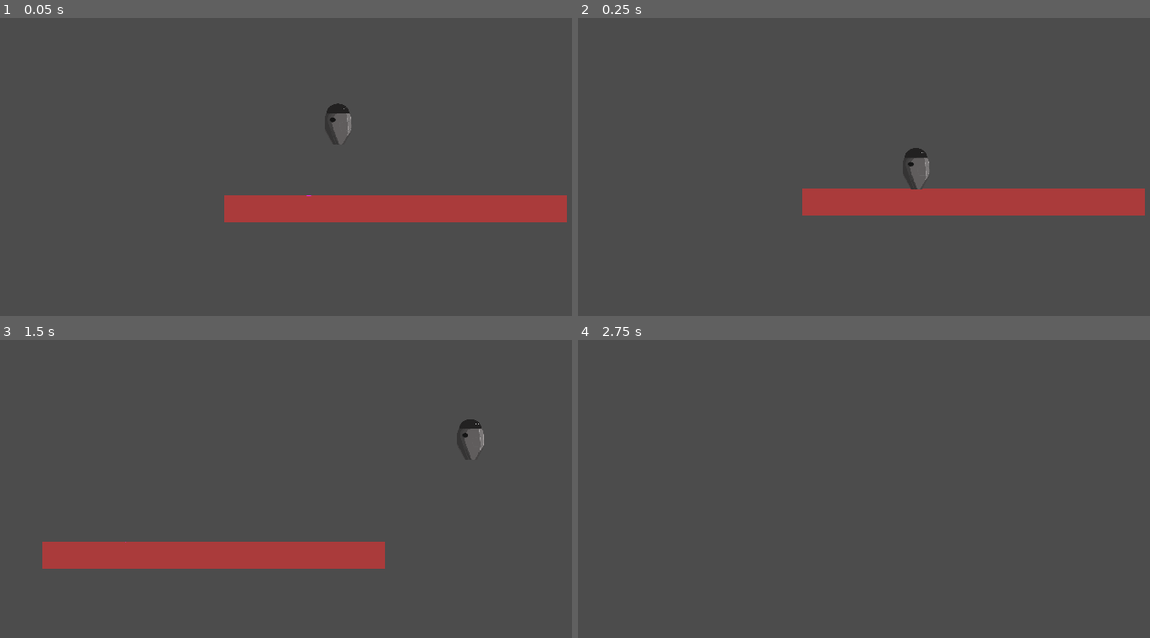
Above: before the commit, frames 1-4 (two rows, left to right).
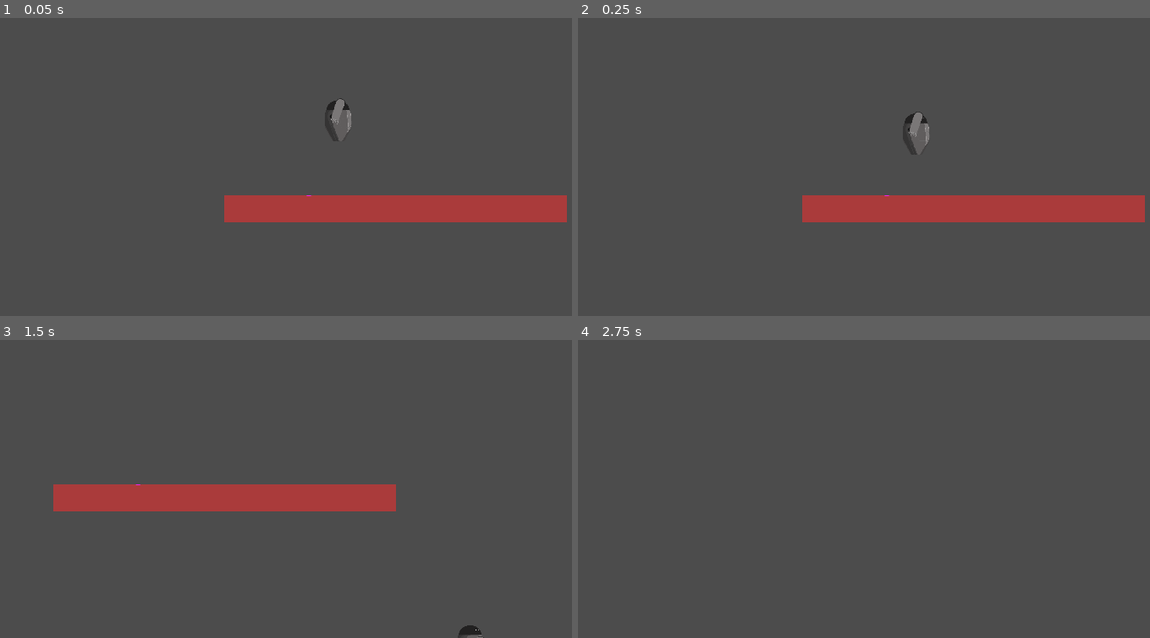
Above: after the commit, the same moments.

Repository: AkaiTobira/KingCastleRebuild
Game: Godot game, scene res://Scenes/Game.tscn
The game is run twice, just before and just after one commit, with the same random seed, the same clock (stepped at 60 frames per second) and the same inputs.
Inputs (mouse positions are in pixels of both pictures, inside the frame that each line leads up to):
- Up to frame 1 (0.05 s): no input
- Up to frame 2 (0.25 s): no input
- Up to frame 3 (1.5 s): move the mouse to (486, 420) at 0.52 s; hold Up (ui_up) 0.53-1.28 s; hold Right (ui_right) from 0.53 s (still down); click (486, 420) at 0.6 s; move the mouse to (205, 459) at 1.27 s; tap Up (ui_up) at 1.35 s
- Up to frame 4 (2.75 s): tap Up (ui_up) at 1.52, 1.82 s; click (783, 459) at 1.55 s; move the mouse to (984, 354) at 2.02 s; release Right (ui_right) at 2.03 s; hold Left (ui_left) from 2.03 s (still down); hold Up (ui_up) from 2.03 s (still down); click (984, 354) at 2.1 s

The runs differ from the first frame. In frame 1, 0.2% of the frame differs, in the area x 57-62%, y 26-42%; in frame 2, 3.1%; in frame 3, 11%, in the area x 7-85%, y 26-100%; in frame 4, nothing differs.

Commit message:
Player move Prototype

Diff:
--- a/Scenes/Game.tscn
+++ b/Scenes/Game.tscn
@@ -1,12 +1,14 @@
-[gd_scene load_steps=4 format=2]
+[gd_scene load_steps=5 format=2]
 
 [ext_resource path="res://Assety/Placeholder/back3.png" type="Texture" id=1]
+[ext_resource path="res://Scripts/Game.gd" type="Script" id=2]
 [ext_resource path="res://Scenes/Player.tscn" type="PackedScene" id=3]
 
 [sub_resource type="RectangleShape2D" id=1]
 extents = Vector2( 423.862, 10 )
 
 [node name="Game" type="Node2D"]
+script = ExtResource( 2 )
 
 [node name="Background" type="Sprite" parent="."]
 modulate = Color( 1, 1, 1, 0.509804 )
@@ -30,3 +32,5 @@
 
 [node name="Player" parent="." instance=ExtResource( 3 )]
 position = Vector2( 341.705, 214.94 )
+
+[node name="GUI" type="Node2D" parent="."]
--- a/Scenes/Player.tscn
+++ b/Scenes/Player.tscn
@@ -1,10 +1,95 @@
-[gd_scene load_steps=4 format=2]
+[gd_scene load_steps=8 format=2]
 
 [ext_resource path="res://Scripts/Player.gd" type="Script" id=1]
 [ext_resource path="res://Assety/robot.png" type="Texture" id=6]
+[ext_resource path="res://Assety/robot_hand.png" type="Texture" id=8]
 
 [sub_resource type="RectangleShape2D" id=1]
 extents = Vector2( 39.1666, 53.8808 )
+
+[sub_resource type="Animation" id=2]
+resource_name = "Attack1"
+length = 2.0
+tracks/0/type = "value"
+tracks/0/path = NodePath("Torso/Torso2:position")
+tracks/0/interp = 1
+tracks/0/loop_wrap = true
+tracks/0/imported = false
+tracks/0/enabled = true
+tracks/0/keys = {
+"times": PoolRealArray( 0, 2 ),
+"transitions": PoolRealArray( 1, 1 ),
+"update": 0,
+"values": [ Vector2( -2.27554, -52.5653 ), Vector2( 29.848, 46.5986 ) ]
+}
+tracks/1/type = "value"
+tracks/1/path = NodePath("Torso/Torso2:rotation_degrees")
+tracks/1/interp = 1
+tracks/1/loop_wrap = true
+tracks/1/imported = false
+tracks/1/enabled = true
+tracks/1/keys = {
+"times": PoolRealArray( 0, 2 ),
+"transitions": PoolRealArray( 1, 1 ),
+"update": 0,
+"values": [ 0.0, 122.923 ]
+}
+
+[sub_resource type="Animation" id=3]
+resource_name = "Attack2"
+length = 2.0
+tracks/0/type = "value"
+tracks/0/path = NodePath("Torso/Torso2:position")
+tracks/0/interp = 1
+tracks/0/loop_wrap = true
+tracks/0/imported = false
+tracks/0/enabled = true
+tracks/0/keys = {
+"times": PoolRealArray( 0, 2 ),
+"transitions": PoolRealArray( 1, 1 ),
+"update": 0,
+"values": [ Vector2( 29.848, 46.599 ), Vector2( 46.8712, -46.2547 ) ]
+}
+tracks/1/type = "value"
+tracks/1/path = NodePath("Torso/Torso2:rotation_degrees")
+tracks/1/interp = 1
+tracks/1/loop_wrap = true
+tracks/1/imported = false
+tracks/1/enabled = true
+tracks/1/keys = {
+"times": PoolRealArray( 0, 2 ),
+"transitions": PoolRealArray( 1, 1 ),
+"update": 0,
+"values": [ 122.9, 46.484 ]
+}
+
+[sub_resource type="Animation" id=4]
+resource_name = "Attack3"
+length = 5.5
+tracks/0/type = "value"
+tracks/0/path = NodePath("Torso/Torso2:position")
+tracks/0/interp = 1
+tracks/0/loop_wrap = true
+tracks/0/imported = false
+tracks/0/enabled = true
+tracks/0/keys = {
+"times": PoolRealArray( 0, 2, 5, 5.5 ),
+"transitions": PoolRealArray( 1, 1, 1, 1 ),
+"update": 0,
+"values": [ Vector2( 46.8712, -46.2547 ), Vector2( -28.9593, -5.2443 ), Vector2( 95.6194, 1.71971 ), Vector2( -2.276, -52.565 ) ]
+}
+tracks/1/type = "value"
+tracks/1/path = NodePath("Torso/Torso2:rotation_degrees")
+tracks/1/interp = 1
+tracks/1/loop_wrap = true
+tracks/1/imported = false
+tracks/1/enabled = true
+tracks/1/keys = {
+"times": PoolRealArray( 0, 2, 5, 5.5 ),
+"transitions": PoolRealArray( 1, 1, 1, 1 ),
+"update": 0,
+"values": [ 46.484, 83.9, 83.9, 0.0 ]
+}
 
 [node name="Player" type="KinematicBody2D" groups=[
 "player",
@@ -30,3 +115,14 @@
 [node name="Torso" type="Sprite" parent="."]
 scale = Vector2( 0.626223, 0.626223 )
 texture = ExtResource( 6 )
+
+[node name="Torso2" type="Sprite" parent="Torso"]
+position = Vector2( -2.27554, -52.5653 )
+scale = Vector2( 1.59688, 1.59688 )
+texture = ExtResource( 8 )
+
+[node name="AnimationPlayer" type="AnimationPlayer" parent="."]
+playback_speed = 8.0
+anims/Attack1 = SubResource( 2 )
+anims/Attack2 = SubResource( 3 )
+anims/Attack3 = SubResource( 4 )
--- /dev/null
+++ b/Scripts/Game.gd
@@ -0,0 +1,5 @@
+extends Node2D
+
+func _ready():
+	Util.player = $Player
+	Util.GUI    = $GUI
--- a/Scripts/Player.gd
+++ b/Scripts/Player.gd
@@ -29,55 +29,39 @@
 var wall_holding            = false
 var once_jumped             = true
 
+var FSM = preload("res://Scripts/PlayerSFM.gd").new()
+
 func _ready(): pass
 
-func increase_HP( amount ):
-	max_health += amount
-
 # warning-ignore:unused_argument
-func _process(delta): pass
+func _process(delta):
+	FSM._process(delta)
 
 # warning-ignore:unused_argument
 func _physics_process(delta):
 	_gravity()
-	_movement()
-	_jump()
+#	_movement()
+#	_jump()
 # warning-ignore:return_value_discarded
 	move_and_slide(motion, UP)
+
+var dir = "R"
+
+func change_direction(new_dir):
+	if dir == new_dir : return
+	dir = new_dir
+	scale.x    *= -1
 
 func _jump():
 	if Input.is_action_pressed("ui_up") and is_on_floor():
 		motion.y -= SPEED_JUMP
 
-func _movement():
-	if wall_holding: return
+func _gravity():
+	motion.y += GRAVITY/2 if grapling_shooted else  GRAVITY
 
-	if Input.is_action_pressed("ui_left"):
-		play_anim_if_not_played("MoveLeft")
-	#	Music.play_sfx( "Wheels2" )
-		motion.x = -SPEED
-	elif Input.is_action_pressed("ui_right"):
-		play_anim_if_not_played("MoveRight")
-#		Music.play_sfx( "Wheels2" )
-		motion.x = SPEED
-	else:
-#		Music.stop_sfx( "Wheels2" )
-		motion.x = 0
+func get_animation_status():
+	return float($AnimationPlayer.get_current_animation_position())/float($AnimationPlayer.get_current_animation_length())
 
-func _gravity():
-	if position.y > WORLD_LIMIT:
-		_endgame()
-	if is_on_floor():
-		motion.y = 0
-	elif is_on_ceiling():
-		motion.y = 100
-	else:
-		motion.y += GRAVITY/2 if grapling_shooted else  GRAVITY
-		if wall_holding : motion.y = 80
-
-func _endgame(): pass
-
-# warning-ignore:unused_argument
-func play_anim_if_not_played(anim_name): pass
-#	if $AnimationPlayer.current_animation == anim_name : return
-#	$AnimationPlayer.play(anim_name)
+func play_anim(anim_name):
+	if $AnimationPlayer.current_animation == anim_name : return
+	$AnimationPlayer.play(anim_name)
--- /dev/null
+++ b/Scripts/PlayerSFM.gd
@@ -0,0 +1,161 @@
+extends Node
+
+var stack = []
+
+func _init():
+	stack.push_front( Idle.new(stack) )
+
+func _exit_tree(): #FOR GOD SAKE THIS GODOT SHOULD DO!!!
+	while len(stack):
+		stack[0].stack = null
+		stack.pop_front()
+
+func _process(delta):
+	print( stack )
+#	if Flow.world_is_paused or Utilities.player.pause: return
+	while stack[0].is_over : stack.pop_front()
+	stack[0].update(delta)
+	stack[0].handle_input()
+
+class State:
+# warning-ignore:unused_class_variable
+	var is_over            = false
+	var stack              = null
+	var active_animation   = "Idle"
+
+	func _init(s_stack):
+		stack            = s_stack
+
+class Move extends State:
+
+
+	func _init(s_stack, direction).(s_stack):
+		Util.player.change_direction(direction)
+
+	func update(delta):
+
+		if Util.player.dir == "R" : update_move_right()
+		if Util.player.dir == "L" : update_move_left()
+
+	func update_move_left():
+		Util.player.motion.x = -Util.SPEED
+		if !Input.is_action_pressed("ui_left") : is_over = true
+
+	func update_move_right():
+		Util.player.motion.x = Util.SPEED
+		if !Input.is_action_pressed("ui_right") : is_over = true
+
+
+	func handle_input():
+		handel_input_left()
+		handel_input_right()
+		if   Input.is_action_just_pressed("mouse_left") : stack.push_front( Attack1.new(stack) )
+		elif Input.is_action_pressed("ui_up") and Util.player.is_on_floor(): stack.push_front( Jump.new(stack) )
+
+	func handel_input_left(): pass
+	func handel_input_right(): pass
+
+
+class Jump extends State:
+	func _init(s_stack).(s_stack):
+		Util.player.motion.y -= Util.SPEED_JUMP
+
+	func update(delta):
+		if Util.player.motion.y < 0 : return
+		if Util.player.is_on_floor() : is_over = true
+
+	func handle_input():
+		if   Input.is_action_pressed("ui_right"): stack.push_front( SlightAirMove.new(stack, "R") )
+		elif Input.is_action_pressed("ui_left") : stack.push_front( SlightAirMove.new(stack, "L") )
+
+
+class AttackBase extends State:
+	var dir              = null
+	var animation_status = 0
+	var animation_name   = ""
+	var next_key_presed  = ""
+
+	func _init(s_stack, a_name).(s_stack):
+		animation_name  = a_name
+		var mouse_position = Util.GUI.get_global_mouse_position()- Util.player.position
+		dir = "L" if mouse_position.x < 0 else "R"
+		Util.player.change_direction(dir)
+
+	func update(delta):
+		Util.player.play_anim(animation_name)
+		animation_status = Util.player.get_animation_status()
+		if( animation_status > 0.95):
+			is_over = true
+			push_next_attack()
+
+	func push_next_attack(): pass
+	func handle_input(): pass
+
+class Attack1 extends AttackBase:
+
+	func _init(s_stack).(s_stack,"Attack1"): pass
+
+	func push_next_attack():
+		match next_key_presed:
+			"MouseL" : stack.push_front( Attack2.new(stack) )
+			_ : return
+
+	func handle_input():
+		if animation_status > 0.3:
+			if Input.is_action_just_pressed("mouse_left") : next_key_presed = "MouseL"
+
+
+class Attack2 extends AttackBase:
+
+	func _init(s_stack).(s_stack,"Attack2"): pass
+
+	func push_next_attack():
+		match next_key_presed:
+			"MouseL" : stack.push_front( Attack3.new(stack) )
+			_ : return
+
+	func handle_input():
+		if animation_status > 0.3:
+			if Input.is_action_just_pressed("mouse_left") : next_key_presed = "MouseL"
+
+class Attack3 extends AttackBase:
+
+	func _init(s_stack).(s_stack,"Attack3"): pass
+
+	func push_next_attack(): pass
+
+	func handle_input(): pass
+
+class SlightAirMove extends State:
+	var dir = null
+
+	func _init(s_stack, direction).(s_stack):
+		dir = direction
+
+	func update(delta):
+		if Util.player.is_on_floor() : is_over = true
+		if dir == "R" : update_move_right()
+		if dir == "L" : update_move_left()
+
+	func update_move_left():
+		Util.player.motion.x = -Util.IN_AIR_SPEED
+		if !Input.is_action_pressed("ui_left") : is_over = true
+
+	func update_move_right():
+		Util.player.motion.x = Util.IN_AIR_SPEED
+		if !Input.is_action_pressed("ui_right") : is_over = true
+
+	func handle_input(): pass
+
+class Idle extends State:
+
+	func _init(s_stack).(s_stack): pass
+
+	func update(delta):
+		Util.player.motion = Vector2(0,0)
+
+	func handle_input():
+		if   Input.is_action_just_pressed("mouse_left") : stack.push_front( Attack1.new(stack) )
+		elif Input.is_action_pressed("ui_right"): stack.push_front( Move.new(stack, "R") )
+		elif Input.is_action_pressed("ui_left") : stack.push_front( Move.new(stack, "L") )
+		elif Input.is_action_pressed("ui_up") and Util.player.is_on_floor(): stack.push_front( Jump.new(stack) )
--- /dev/null
+++ b/Scripts/Utiiities.gd
@@ -0,0 +1,17 @@
+extends Node
+
+
+var player = null
+var GUI    = null
+var GRAVITY      = 200
+var IN_AIR_SPEED = 500
+var SPEED        = 1000
+var SPEED_JUMP   = 3000
+
+func _ready():
+	pass # Replace with function body.
+
+
+# Called every frame. 'delta' is the elapsed time since the previous frame.
+#func _process(delta):
+#	pass
--- a/project.godot
+++ b/project.godot
@@ -19,11 +19,56 @@
 run/main_scene="res://Scenes/Game.tscn"
 config/icon="res://icon.png"
 
+[autoload]
+
+Util="*res://Scripts/Utiiities.gd"
+
 [display]
 
 window/stretch/mode="2d"
 window/stretch/aspect="keep"
 
+[input]
+
+ui_left={
+"deadzone": 0.5,
+"events": [ Object(InputEventKey,"resource_local_to_scene":false,"resource_name":"","device":0,"alt":false,"shift":false,"control":false,"meta":false,"command":false,"pressed":false,"scancode":16777231,"unicode":0,"echo":false,"script":null)
+, Object(InputEventJoypadButton,"resource_local_to_scene":false,"resource_name":"","device":0,"button_index":14,"pressure":0.0,"pressed":false,"script":null)
+, Object(InputEventKey,"resource_local_to_scene":false,"resource_name":"","device":0,"alt":false,"shift":false,"control":false,"meta":false,"command":false,"pressed":false,"scancode":65,"unicode":0,"echo":false,"script":null)
+ ]
+}
+ui_right={
+"deadzone": 0.5,
+"events": [ Object(InputEventKey,"resource_local_to_scene":false,"resource_name":"","device":0,"alt":false,"shift":false,"control":false,"meta":false,"command":false,"pressed":false,"scancode":16777233,"unicode":0,"echo":false,"script":null)
+, Object(InputEventJoypadButton,"resource_local_to_scene":false,"resource_name":"","device":0,"button_index":15,"pressure":0.0,"pressed":false,"script":null)
+, Object(InputEventKey,"resource_local_to_scene":false,"resource_name":"","device":0,"alt":false,"shift":false,"control":false,"meta":false,"command":false,"pressed":false,"scancode":68,"unicode":0,"echo":false,"script":null)
+ ]
+}
+ui_up={
+"deadzone": 0.5,
+"events": [ Object(InputEventKey,"resource_local_to_scene":false,"resource_name":"","device":0,"alt":false,"shift":false,"control":false,"meta":false,"command":false,"pressed":false,"scancode":16777232,"unicode":0,"echo":false,"script":null)
+, Object(InputEventJoypadButton,"resource_local_to_scene":false,"resource_name":"","device":0,"button_index":12,"pressure":0.0,"pressed":false,"script":null)
+, Object(InputEventKey,"resource_local_to_scene":false,"resource_name":"","device":0,"alt":false,"shift":false,"control":false,"meta":false,"command":false,"pressed":false,"scancode":87,"unicode":0,"echo":false,"script":null)
+ ]
+}
+ui_down={
+"deadzone": 0.5,
+"events": [ Object(InputEventKey,"resource_local_to_scene":false,"resource_name":"","device":0,"alt":false,"shift":false,"control":false,"meta":false,"command":false,"pressed":false,"scancode":16777234,"unicode":0,"echo":false,"script":null)
+, Object(InputEventJoypadButton,"resource_local_to_scene":false,"resource_name":"","device":0,"button_index":13,"pressure":0.0,"pressed":false,"script":null)
+, Object(InputEventKey,"resource_local_to_scene":false,"resource_name":"","device":0,"alt":false,"shift":false,"control":false,"meta":false,"command":false,"pressed":false,"scancode":83,"unicode":0,"echo":false,"script":null)
+ ]
+}
+mouse_left={
+"deadzone": 0.5,
+"events": [ Object(InputEventMouseButton,"resource_local_to_scene":false,"resource_name":"","device":0,"alt":false,"shift":false,"control":false,"meta":false,"command":false,"button_mask":0,"position":Vector2( 0, 0 ),"global_position":Vector2( 0, 0 ),"factor":1.0,"button_index":1,"pressed":false,"doubleclick":false,"script":null)
+ ]
+}
+mouse_rigth={
+"deadzone": 0.5,
+"events": [ Object(InputEventMouseButton,"resource_local_to_scene":false,"resource_name":"","device":0,"alt":false,"shift":false,"control":false,"meta":false,"command":false,"button_mask":0,"position":Vector2( 0, 0 ),"global_position":Vector2( 0, 0 ),"factor":1.0,"button_index":2,"pressed":false,"doubleclick":false,"script":null)
+ ]
+}
+
 [rendering]
 
 environment/default_environment="res://default_env.tres"
